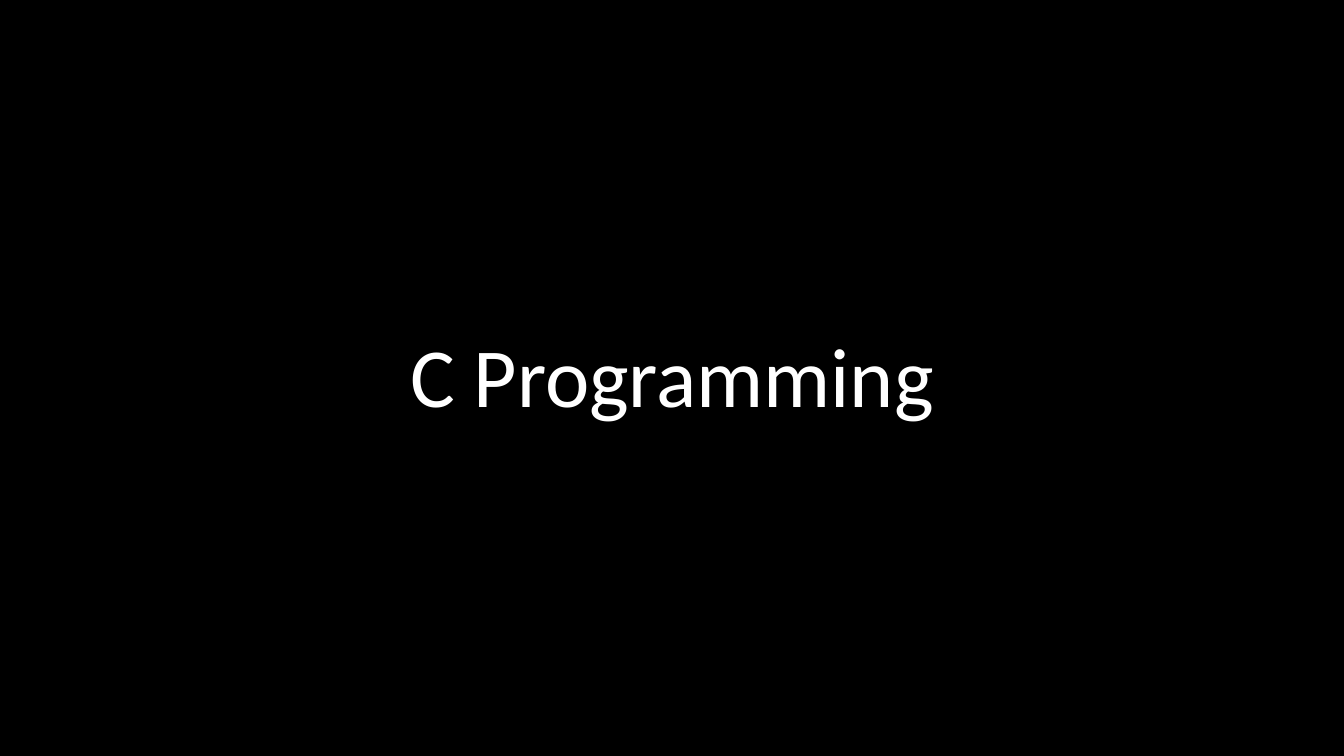
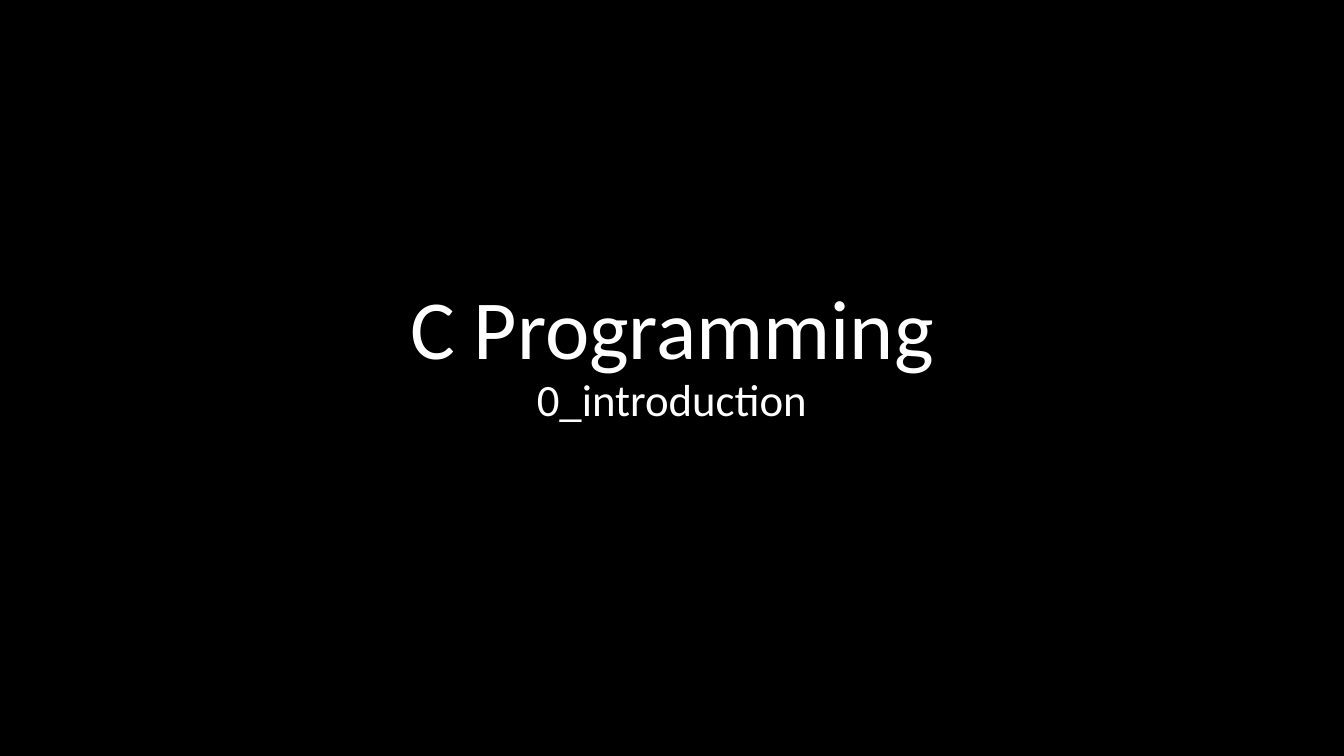
Before and after one commit to kruffka/C-Programming, a slide deck: slide 1 of slides/0_Introduction.pptx. Drawn at 1344x756 pixels with LibreOffice and Linux fonts; fonts in the diff are those of the drawing. Boxes give left, top, right and bottom in pixels: in the first picture for what was removed or moved away, otherwise in the second. Text is boxed around its words. In the diff, an @@ line names an element or a change of style, - is before the commit and + after.

```diff
--- a/slides/0_Introduction.pptx
+++ b/slides/0_Introduction.pptx
@@ title at (410,301,934,422): text changed; size 60 to 32 pt @@
-C Programming
+C Programming
+0_introduction
```
Also in this commit, not shown: 6 other files.
